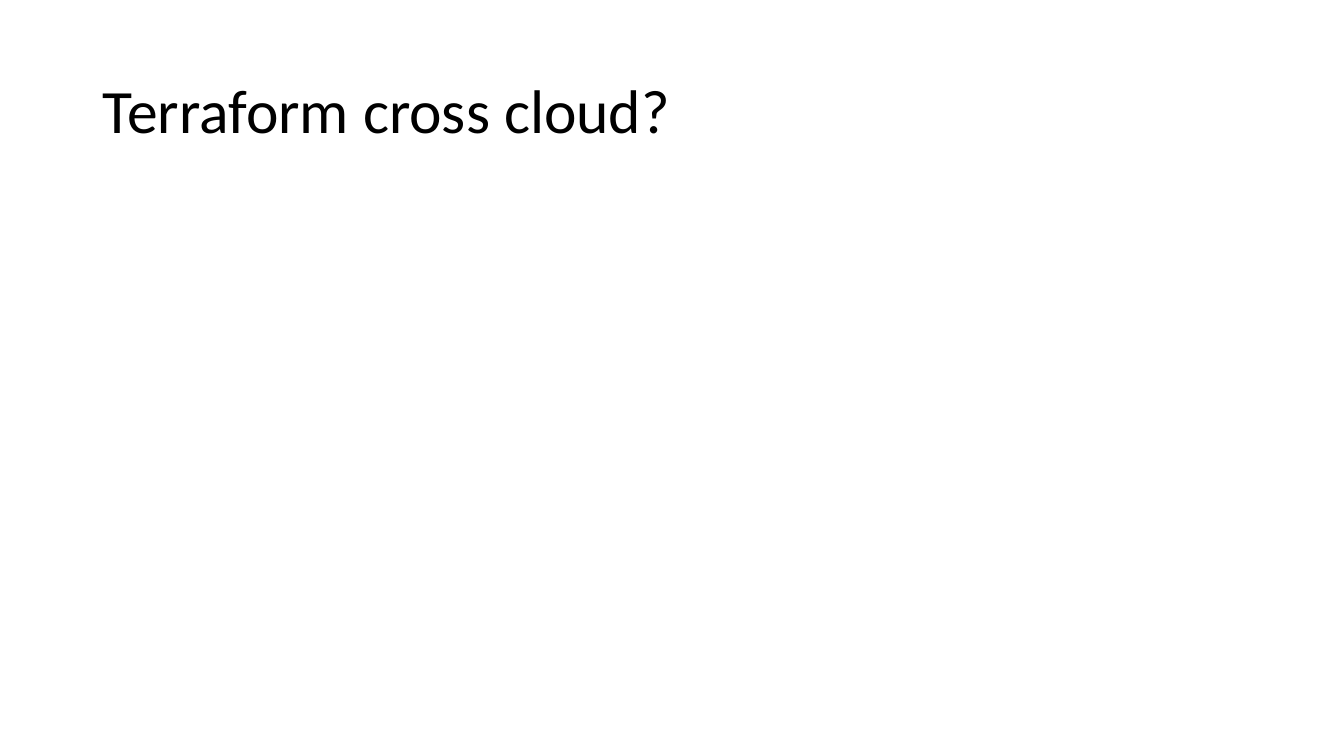
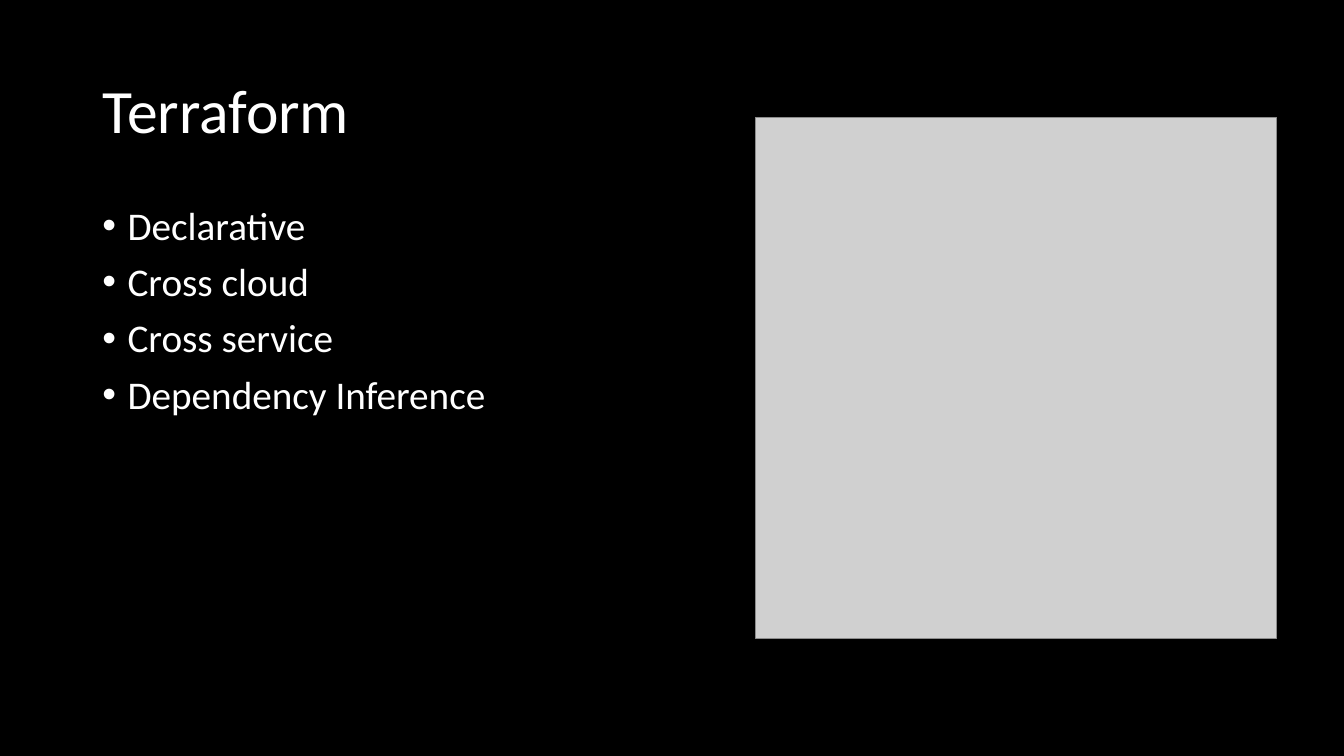
Before and after one commit to fortunkam/terraform-101, a slide deck: slide 6 of presentation/Terraform 101.pptx (slide 7 before the commit). Drawn at 1344x756 pixels with LibreOffice and Linux fonts; fonts in the diff are those of the drawing; grey boxes stand for pictures; background and template pictures are left out. Boxes give left, top, right and bottom in pixels: in the first picture for what was removed or moved away, otherwise in the second. Text is boxed around its words. In the diff, an @@ line names an element or a change of style, - is before the commit and + after.

```diff
--- a/presentation/Terraform 101.pptx
+++ b/presentation/Terraform 101.pptx
@@ background #FFFFFF to #000000 @@
@@ title at (x1=102, y1=90, x2=349, y2=134): text changed; text colour #000000 to #FFFFFF @@
-Terraform cross cloud?
+Terraform
@@ picture added at (x1=755, y1=118, x2=1276, y2=639) @@
@@ text added at (x1=128, y1=212, x2=486, y2=416), 28 pt, text #FFFFFF @@
+• Declarative
+• Cross cloud
+• Cross service
+• Dependency Inference
```
Also in this commit, not shown: 5 other slides changed, 6 slides added, 18 slides removed, 8 other files.
